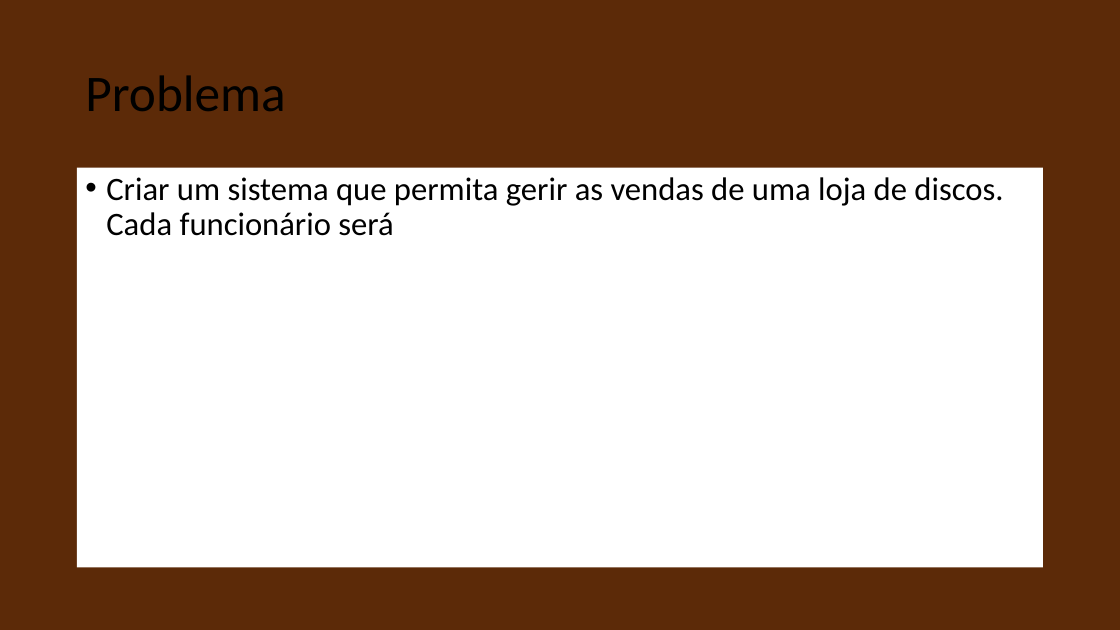
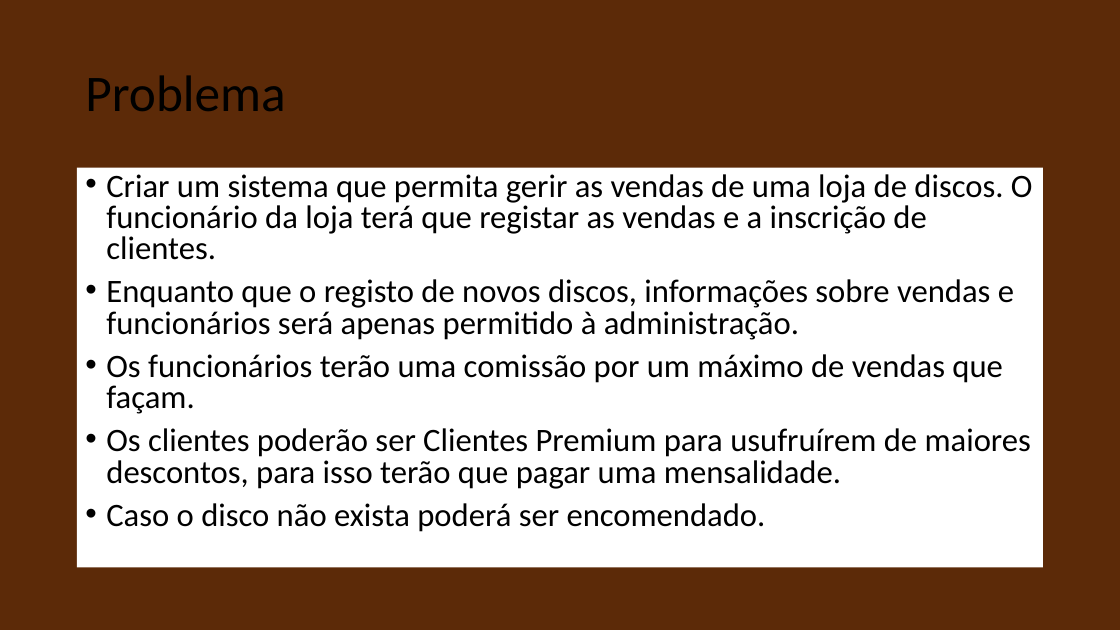
Before and after one commit to marcomacedo/Base-de-dados, a slide deck: slide 3 of Relatório final e apresentação/Aprensentação_P1G12.pptx. Drawn at 1120x630 pixels with LibreOffice and Linux fonts; fonts in the diff are those of the drawing. Boxes give left, top, right and bottom in pixels: in the first picture for what was removed or moved away, otherwise in the second. Text is boxed around its words. In the diff, an @@ line names an element or a change of style, - is before the commit and + after.

```diff
--- a/Relatório final e apresentação/Aprensentação_P1G12.pptx
+++ b/Relatório final e apresentação/Aprensentação_P1G12.pptx
@@ text at box(106, 174, 1033, 532): text changed @@
-• Criar um sistema que permita gerir as vendas de uma loja de discos. Cada funcionário será
+• Criar um sistema que permita gerir as vendas de uma loja de discos. O funcionário da loja terá que registar as vendas e a inscrição de clientes.
+• Enquanto que o registo de novos discos, informações sobre vendas e funcionários será apenas permitido à administração.
+• Os funcionários terão uma comissão por um máximo de vendas que façam.
+• Os clientes poderão ser Clientes Premium para usufruírem de maiores descontos, para isso terão que pagar uma mensalidade.
+• Caso o disco não exista poderá ser encomendado.
```
Also in this commit, not shown: 3 other slides changed, 2 slides added, 1 slide removed, 4 other files.
